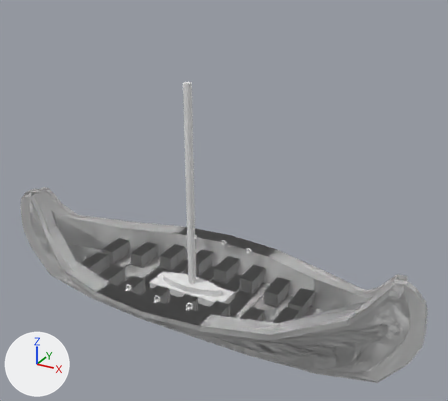
Two versions of the Blender file ship.blend, one commit apart.
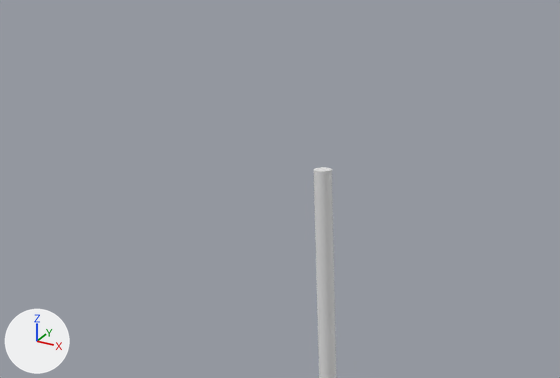
The first picture shows the older version from a camera (50 mm lens) standing at (51.1, -81.5, 62.1) and looking at (5.1, 2.0, 20.3). The close-ups show both versions on the part from 7% to 68% of the width and 0% to 46% of the height of that picture; other places that the commit changed are outside them. Every picture has the same lights, and +X, +Y and +Z are marked at lower left.
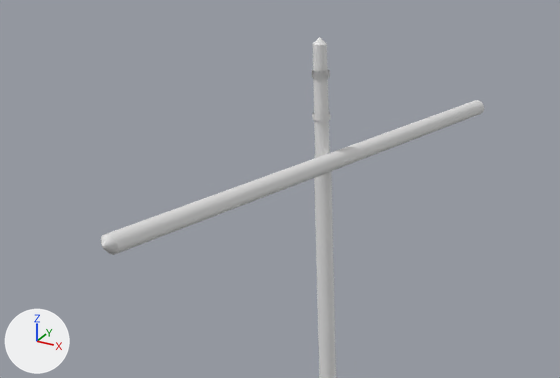
What the commit changed:
me_cylinder is used by ob_cylinder; location (0.03, -0.45, 4.35).
me_cylinder had 128 vertices, 98 faces and spanned x -0.7..0.7, y -0.7..0.7, z -0.6..35.7.
me_cylinder now has 1212 vertices, 989 faces and spans x -0.7..1.6, y -26.0..25.8, z -0.6..45.4.
me_cylinder part 1: a new loose piece of 152 vertices spanning x -0.6..0.7, y -0.7..0.7, z 42.6..43.1.
me_cylinder part 2: a new loose piece of 128 vertices spanning x 0.3..1.6, y -26.0..25.8, z 35.8..37.1.
me_cylinder part 3: a new loose piece of 64 vertices spanning x -0.7..0.7, y -0.7..0.7, z 39.5..40.0.
me_cylinder part 4: 22 vertices moved from x -0.6..0.6, y -0.7..0.7, z 35.7 to x -0.6..0.6, y -0.6..0.6, z 35.7; 4 vertices removed from x -0.6..0.6, y -0.4..0.4, z 35.7; 452 vertices added at x -0.7..0.7, y -0.6..0.6, z 35.7..45.4.

Where the change shows, as pixel boxes [x1, y1, x2, y2] in the close-ups (560 x 378 px):
'Cylinder', reshaped: before [314, 167, 336, 378]; after [101, 37, 484, 378]
part 1 of me_cylinder, added: after [312, 70, 330, 79]
part 2 of me_cylinder, added: after [101, 100, 484, 255]
part 3 of me_cylinder, added: after [312, 112, 331, 121]
part 4 of me_cylinder, built on: before [314, 167, 336, 378]; after [313, 37, 336, 378]
